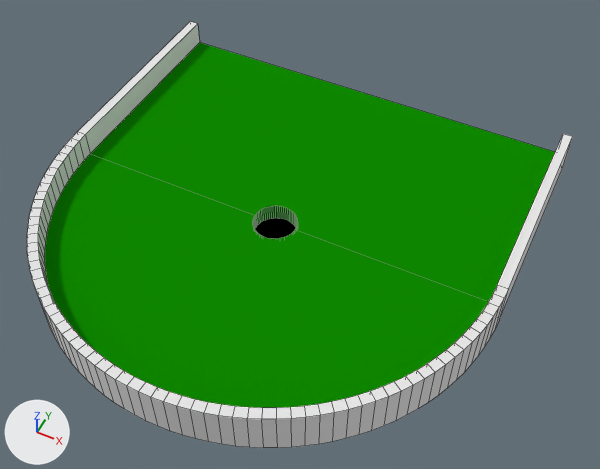
The Blender file theroom/excersizes/minigolf/soft_end.blend: old version first, new version second.
Before and after are seen from a 50 mm lens placed at (2.45, -4.4, 5.64), pointed at (0.25, 0.0, 0.14). Lighting does not change. The marker at lower left points along +X, +Y and +Z. Mesh edges are drawn as thin lines.
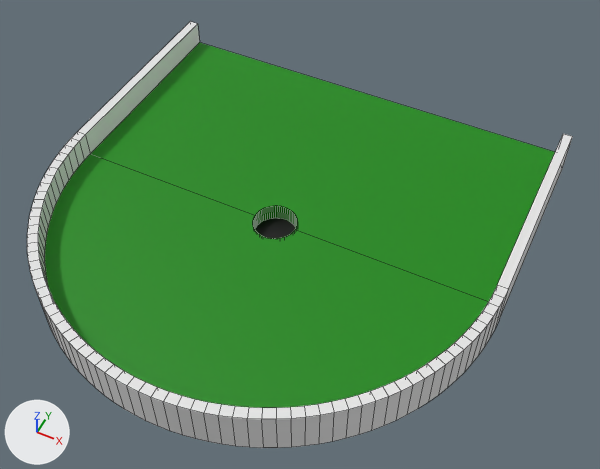
Boxes (x1, y1, x2, y2) around the edits, measured in the pictures (600 x 469 px):
'Cylinder', recoloured: (43, 41, 557, 410) in both

Diff of the bpy script that builds the scene:
```diff
--- a/theroom/excersizes/minigolf/soft_end.blend.py
+++ b/theroom/excersizes/minigolf/soft_end.blend.py
@@ mat_material_001 @@
-mat_material_001 = diffuse_material('Material.001')
+mat_material_001 = principled_material('Material.001')
 mat_material_001.base_color = (0.00495, 0.253, 0.0)  # green #0f8a00
```
